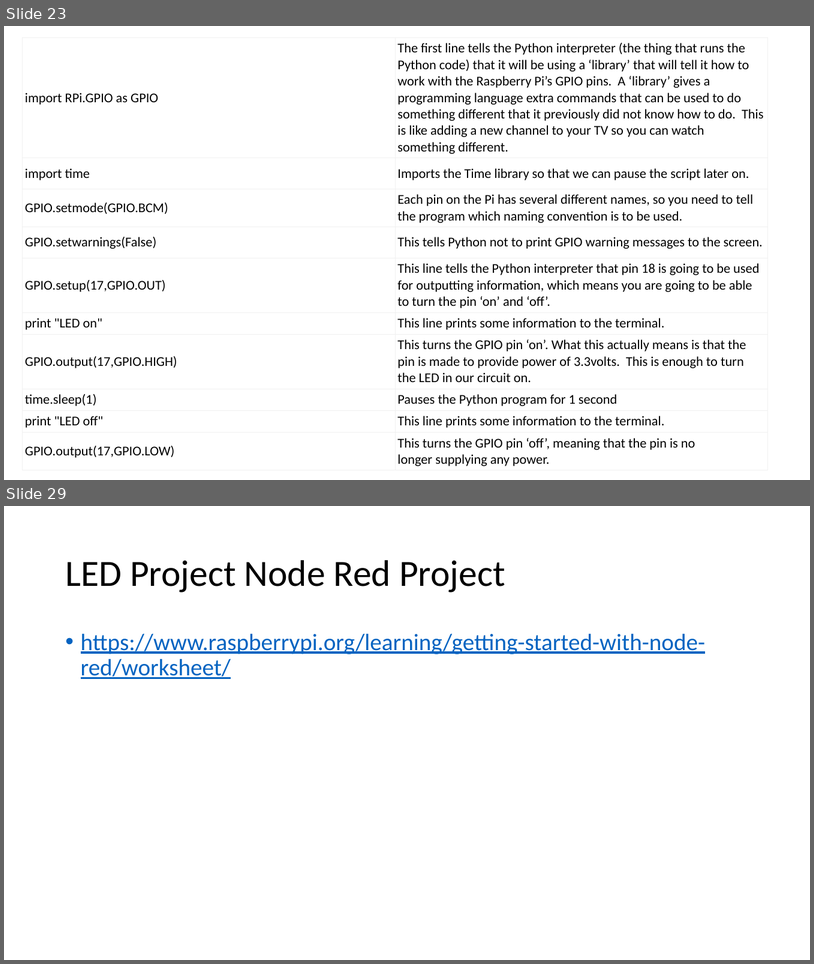
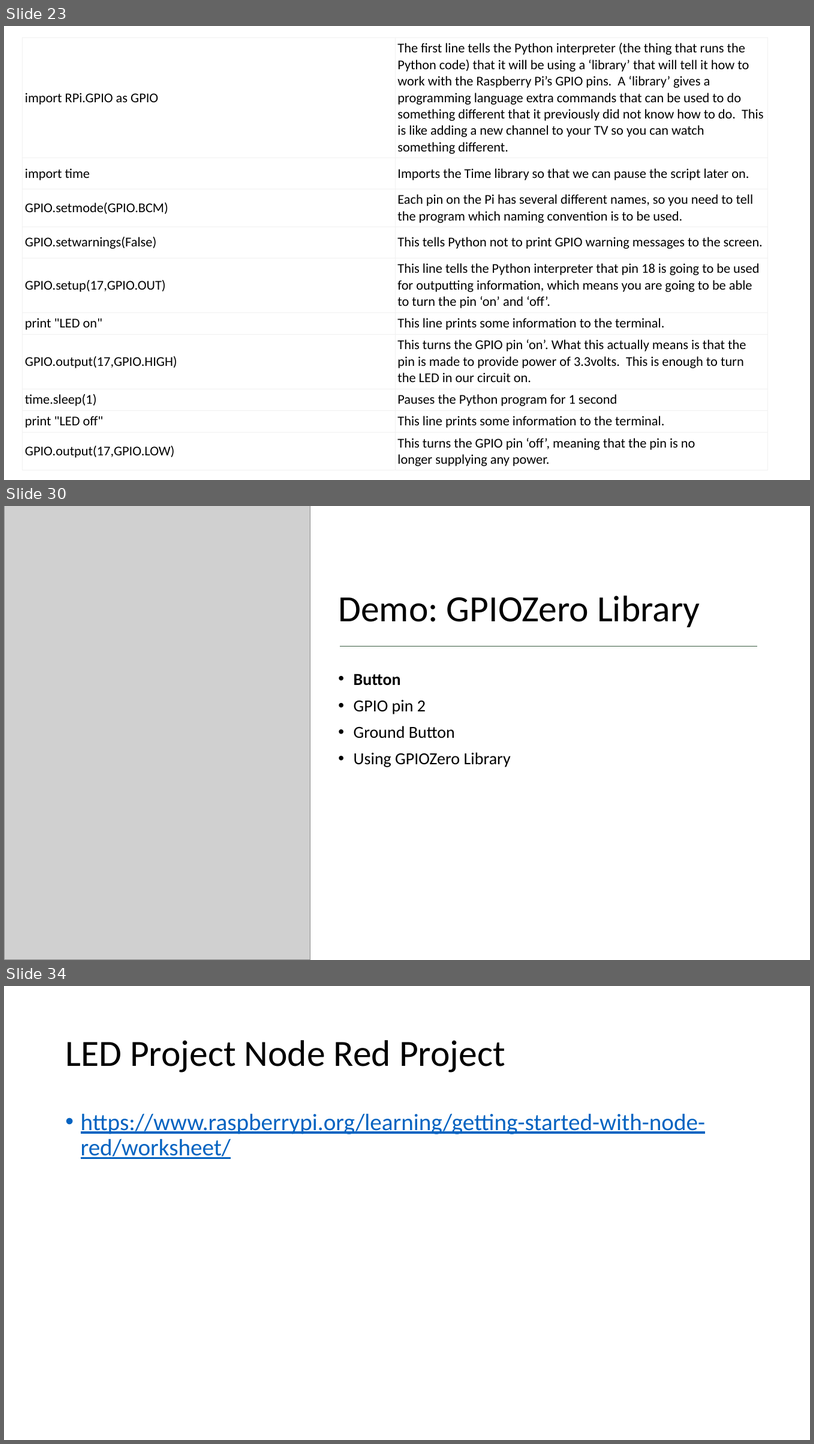
Before and after one commit to mluckenbill/philly-code-camp-2017-1, a slide deck: Philadelphia Code Camp.pptx. Shown one above the other, each under a label of ours: slides 23 and 29 before the commit, slides 23, 30 and 34 after it; the slides between them are not shown. The pictures are 814x964 and 814x1444 pixels, drawn with LibreOffice and Linux fonts; fonts in the diff are those of the drawing; grey boxes stand for pictures. Boxes give left, top, right and bottom in pixels: in the first picture for what was removed or moved away, otherwise in the second. Text is boxed around its words. In the diff, an @@ line names an element or a change of style, - is before the commit and + after.

```diff
--- a/Philadelphia Code Camp.pptx
+++ b/Philadelphia Code Camp.pptx
@@ slide 30 added at (x1=4, y1=506, x2=810, y2=960), background #FFFFFF @@
@@ picture added at (x1=4, y1=506, x2=311, y2=960) @@
@@ title added at (x1=338, y1=595, x2=701, y2=627), 44 pt, text #000000 @@
+Demo: GPIOZero Library
@@ line added from (341, 646) to (758, 646), #3A5C42 0.5 pt @@
@@ text added at (x1=354, y1=673, x2=511, y2=767), 20 pt, text #000000 @@
+• Button
+• GPIO pin 2
+• Ground Button
+• Using GPIOZero Library
@@ what was slide 29 is now slide 34 @@
```
Also in this commit, not shown: 4 slides changed, 8 other slides added, 4 slides removed, 1 other file.
